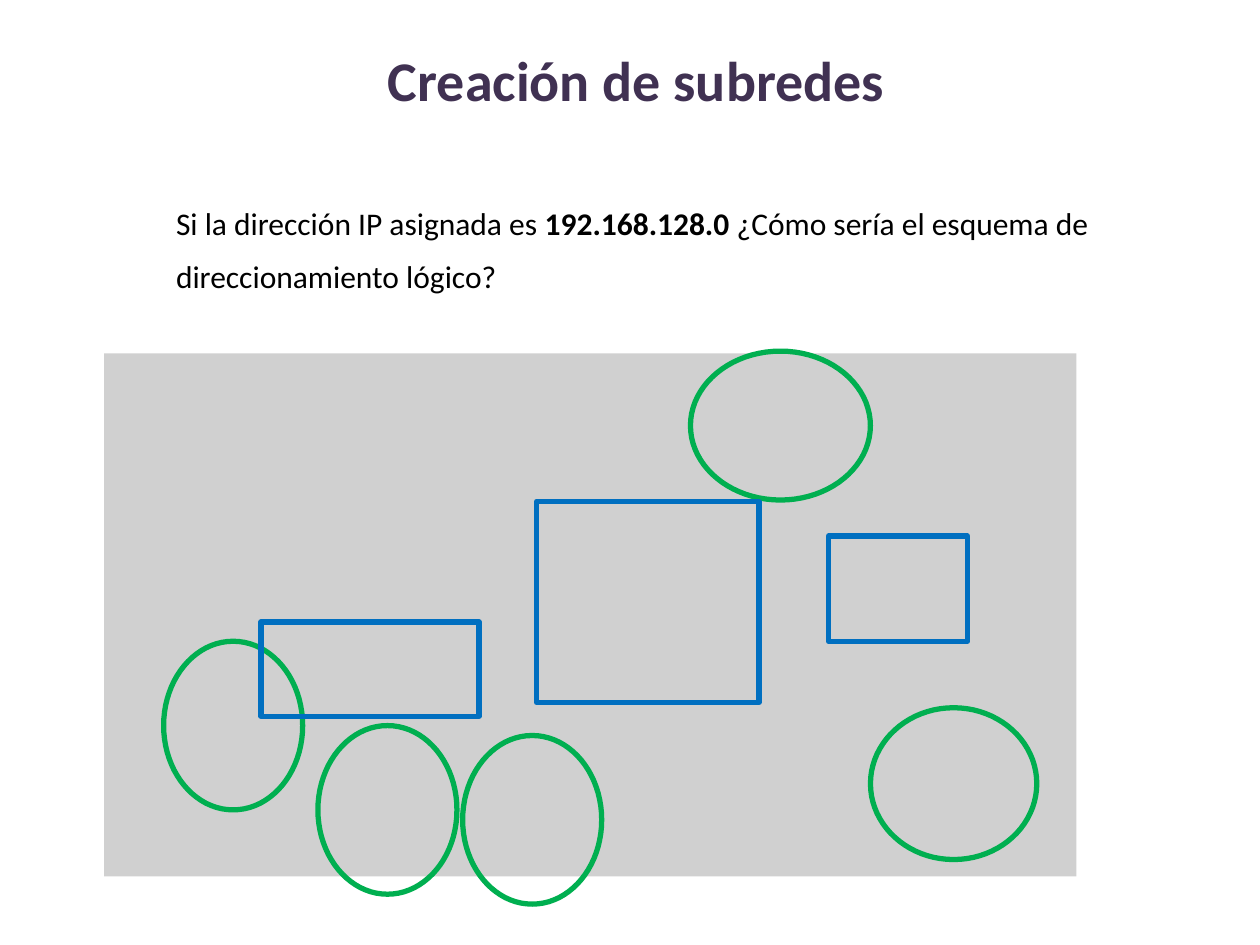
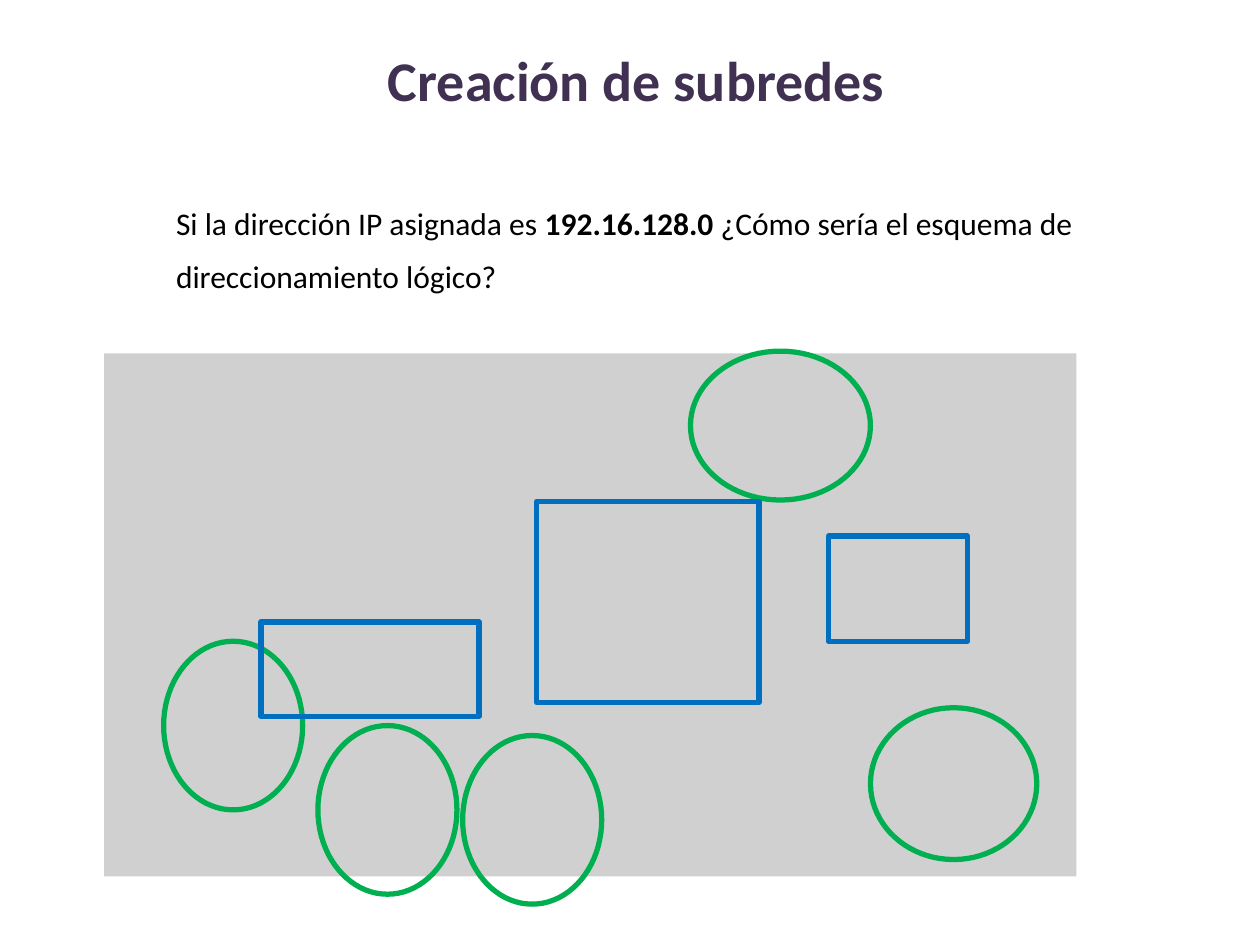
Before and after one commit to lizetheP/Seguridad, a slide deck: slide 4 of Calendario/Presentaciones/5_Subneteo_VLSM.pptx. Drawn at 1260x945 pixels with LibreOffice and Linux fonts; fonts in the diff are those of the drawing; grey boxes stand for pictures. Boxes give left, top, right and bottom in pixels: in the first picture for what was removed or moved away, otherwise in the second. Text is boxed around its words. In the diff, an @@ line names an element or a change of style, - is before the commit and + after.

```diff
--- a/Calendario/Presentaciones/5_Subneteo_VLSM.pptx
+++ b/Calendario/Presentaciones/5_Subneteo_VLSM.pptx
@@ text at [176, 213, 1072, 294]: text changed @@
-Si la dirección IP asignada es 192.168.128.0 ¿Cómo sería el esquema de direccionamiento lógico?
+Si la dirección IP asignada es 192.16.128.0 ¿Cómo sería el esquema de direccionamiento lógico?
```
Also in this commit, not shown: 2 other slides changed, 30 other files.
